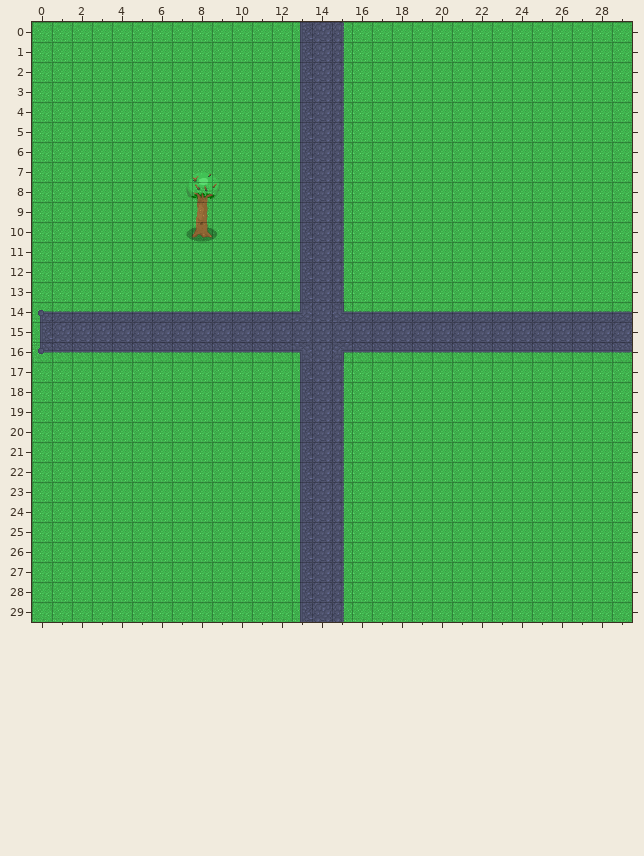
Tiled map -- desktop/build/resources/main/mapas/mapa.tmx. Above is the file before it was changed.
Cells are 32x32 px. Shown: x 0..29, y 0..29.
Now the later version:
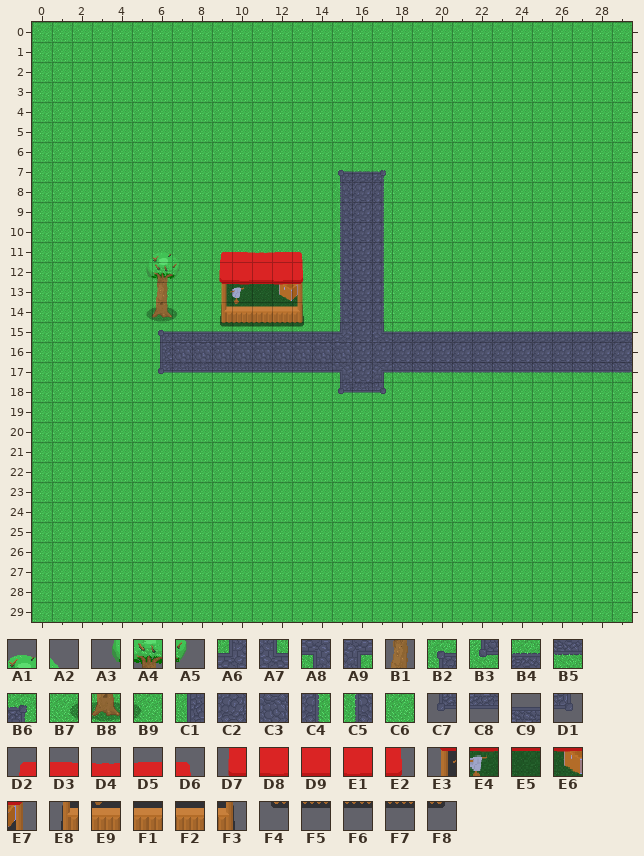
Key: from "exterior": A1 1, A2 2, A3 6, A4 7, A5 8, A6 11, A7 11 flipped left-right, A8 11 flipped up-down, A9 11 turned 180, B1 13, B2 15, B3 15 flipped up-down, B4 16, B5 16 flipped up-down, B6 17, B7 18, B8 19, B9 20, C1 21, C2 22, C3 22 flipped up-down, C4 23, C5 23 flipped left-right, C6 26, C7 27, C8 28, C9 28 flipped up-down, D1 29; from "tienda": D2 0, D3 1, D4 2, D5 3, D6 4, D7 5, D8 6, D9 7, E1 8, E2 9, E3 10, E4 11, E5 12, E6 13, E7 14, E8 15, E9 16, F1 17, F2 18, F3 19, F4 20, F5 21, F6 22, F7 23, F8 24.
__ is an empty cell, ## one hidden under a higher layer.
Tiles of an added or newly shown layer are drawn over the layers below it.
See-through tiles are keyed as they look on the map.
Edits made:
Layer "Tile Layer 1":
y 0..6: x 13..15 C1 C2 C4 -> C6 C6 C6
y 7..13: x 13..15 C1 C2 C4 -> C6 C6 ##
y 14: x 0..29 B2 B4 B4 B4 B4 B4 B4 B4 B4 B4 B4 B4 B4 A6 C2 A7 B4 B4 B4 B4 B4 B4 B4 B4 B4 B4 B4 B4 B4 B4 -> C6 C6 C6 C6 C6 ## ## ## C6 C6 C6 C6 C6 C6 C6 ## ## ## C6 C6 C6 C6 C6 C6 C6 C6 C6 C6 C6 C6
y 15: x 0..15 C1 C2 C2 C2 C2 C2 C2 C2 C2 C2 C2 C2 C2 C2 C2 C2 -> C6 C6 C6 C6 C6 C6 ## C6 C6 C6 C6 C6 C6 C6 C6 ##; x 17..29 C2 C2 C2 C2 C2 C2 C2 C2 C2 C2 C2 C2 C2 -> ## ## ## ## ## ## ## ## ## ## ## ## ##
y 16: x 0..29 B3 B5 B5 B5 B5 B5 B5 B5 B5 B5 B5 B5 B5 A8 C2 A9 B5 B5 B5 B5 B5 B5 B5 B5 B5 B5 B5 B5 B5 B5 -> C6 C6 C6 C6 C6 C6 ## ## ## ## ## ## ## ## ## ## ## ## ## ## ## ## ## ## ## ## ## ## ## ##
y 17: x 13..15 C1 C2 C4 -> C6 C6 ##
y 18..29: x 13..15 C1 C2 C4 -> C6 C6 C6
Layer "caminos":
y 7: x 8..9 A1 A2 -> __ __; x 15..17 __ __ __ -> B2 B4 B6
y 8: x 7..9 A3 A4 A5 -> __ __ __; x 15..17 __ __ __ -> C5 C2 C4
y 9: x 8 B1 -> __; x 15..17 __ __ __ -> C5 C2 C4
y 10: x 7..9 B7 B8 B9 -> __ __ __; x 15..17 __ __ __ -> C5 C2 C4
y 11..14: x 15..17 __ __ __ -> C5 C2 C4
y 15: x 6..15 __ __ __ __ __ __ __ __ __ __ -> B2 C9 C9 C9 C9 C9 C9 C9 C9 A6; x 17..29 __ __ __ __ __ __ __ __ __ __ __ __ __ -> A7 B4 B4 B4 B4 B4 B4 B4 B4 B4 B4 B4 B4
y 16: x 6..29 __ __ __ __ __ __ __ __ __ __ __ __ __ __ __ __ __ __ __ __ __ __ __ __ -> C1 C3 C3 C3 C3 C3 C3 C3 C3 C3 C2 C2 C2 C2 C2 C2 C2 C2 C2 C2 C2 C2 C2 C2
y 17: x 6..29 __ __ __ __ __ __ __ __ __ __ __ __ __ __ __ __ __ __ __ __ __ __ __ __ -> C7 C8 C8 C8 C8 C8 C8 C8 C8 A8 C2 A9 B5 B5 B5 B5 B5 B5 B5 B5 B5 B5 B5 B5
y 18: x 15..17 __ __ __ -> C7 C8 D1
Layer "estructuras" (added):
y 11: x 6..7 __ __ -> A1 A2; x 9..13 __ __ __ __ __ -> D2 D3 D4 D5 D6
y 12: x 5..7 __ __ __ -> A3 A4 A5; x 9..13 __ __ __ __ __ -> D7 D8 D9 E1 E2
y 13: x 6 __ -> B1; x 9..13 __ __ __ __ __ -> E3 E4 E5 E6 E7
y 14: x 5..7 __ __ __ -> B7 B8 B9; x 9..13 __ __ __ __ __ -> E8 E9 F1 F2 F3
y 15: x 9..13 __ __ __ __ __ -> F4 F5 F6 F7 F8
Pixel boxes of the changes (left, top, right, bottom) in both pictures:
changed: (32, 22, 632, 622)
